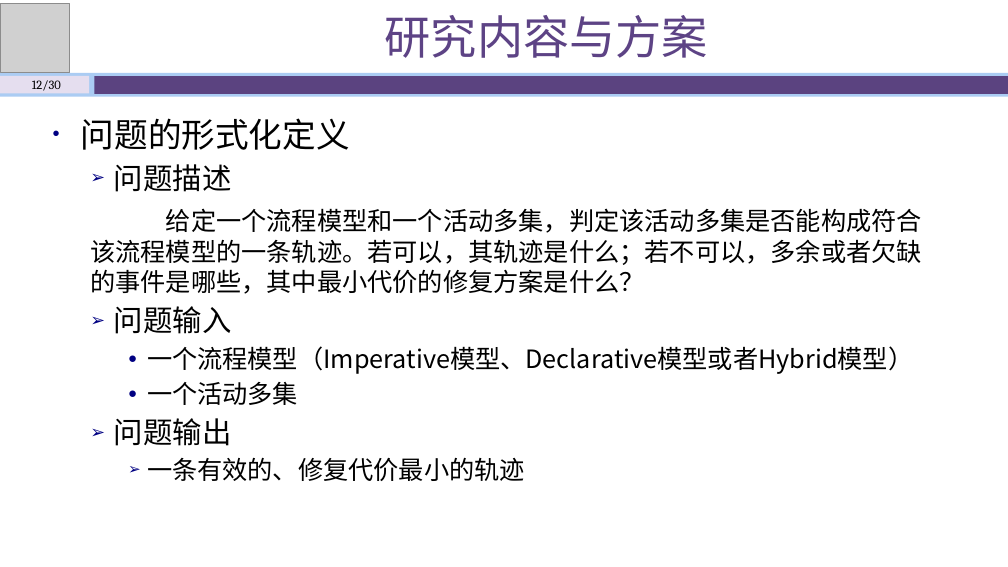
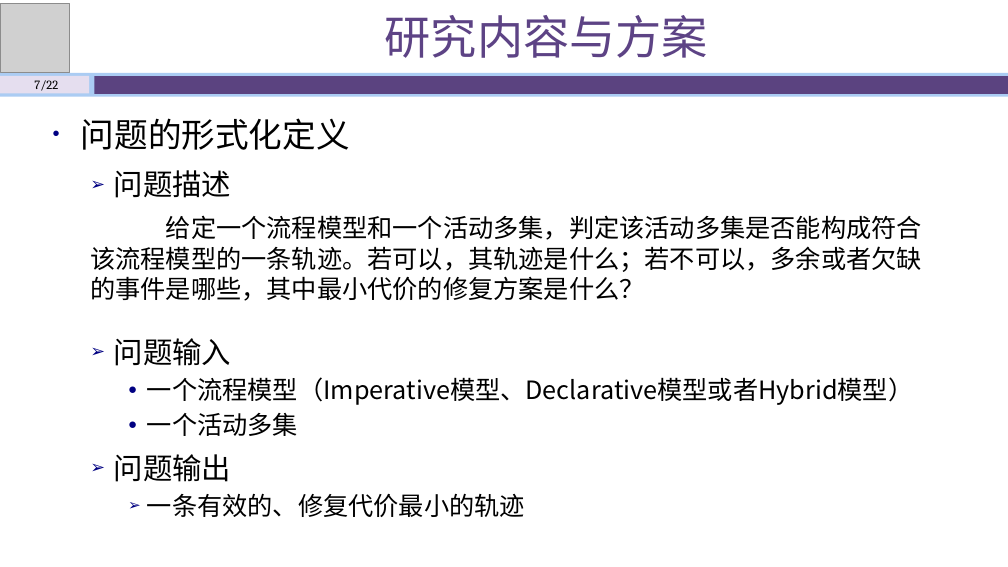
Before and after one commit to shawn47/0930, a slide deck: slide 7 of 开题答辩930.pptx (slide 12 before the commit). Drawn at 1008x567 pixels with LibreOffice and Linux fonts; fonts in the diff are those of the drawing; grey boxes stand for pictures. Boxes give left, top, right and bottom in pixels: in the first picture for what was removed or moved away, otherwise in the second. Text is boxed around its words. In the diff, an @@ line names an element or a change of style, - is before the commit and + after.

```diff
--- a/开题答辩930.pptx
+++ b/开题答辩930.pptx
@@ text at bbox=[34, 80, 58, 91]: text changed @@
-12/30
+7/22
@@ text at bbox=[90, 164, 922, 481]: paragraphs removed @@
-  ➢ 问题描述
-  给定一个流程模型和一个活动多集，判定该活动多集是否能构成符合该流程模型的一条轨迹。若可以，其轨迹是什么；若不可以，多余或者欠缺的事件是哪些，其中最小代价的修复方案是什么？
-  ➢ 问题输入
-    ● 一个流程模型（Imperative模型、Declarative模型或者Hybrid模型）
-    ● 一个活动多集
-  ➢ 问题输出
-    ➢ 一条有效的、修复代价最小的轨迹
@@ text added at bbox=[90, 170, 922, 301], 24 pt, text #000000 @@
+  ➢ 问题描述
+  给定一个流程模型和一个活动多集，判定该活动多集是否能构成符合该流程模型的一条轨迹。若可以，其轨迹是什么；若不可以，多余或者欠缺的事件是哪些，其中最小代价的修复方案是什么？
@@ text added at bbox=[114, 338, 913, 436], 24 pt, text #000000 @@
+  ➢ 问题输入
+    ● 一个流程模型（Imperative模型、Declarative模型或者Hybrid模型）
+    ● 一个活动多集
@@ text added at bbox=[114, 454, 525, 517], 24 pt, text #000000 @@
+  ➢ 问题输出
+    ➢ 一条有效的、修复代价最小的轨迹
```
Also in this commit, not shown: 20 other slides changed, 8 slides removed, 26 other files.
